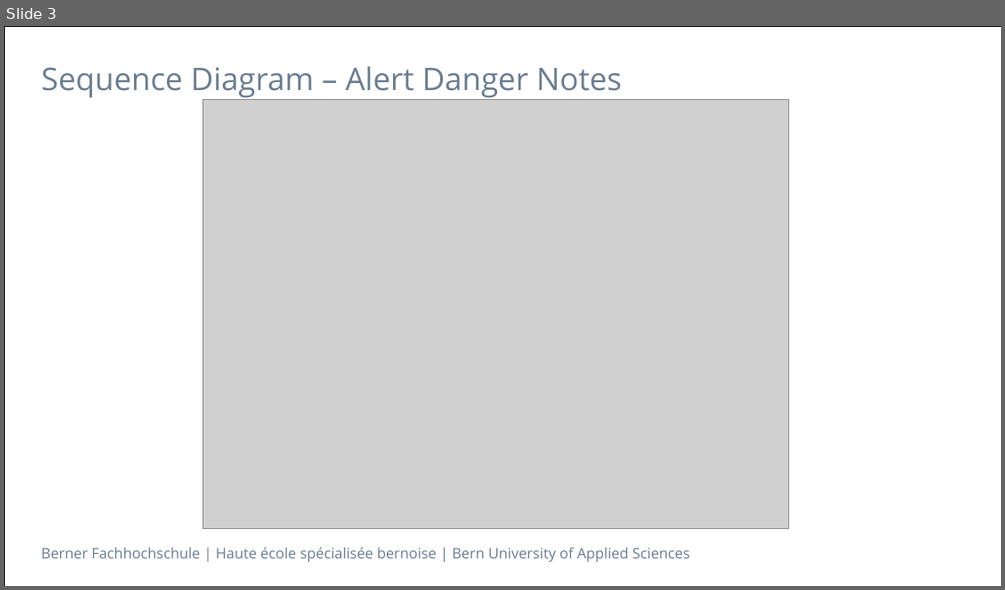
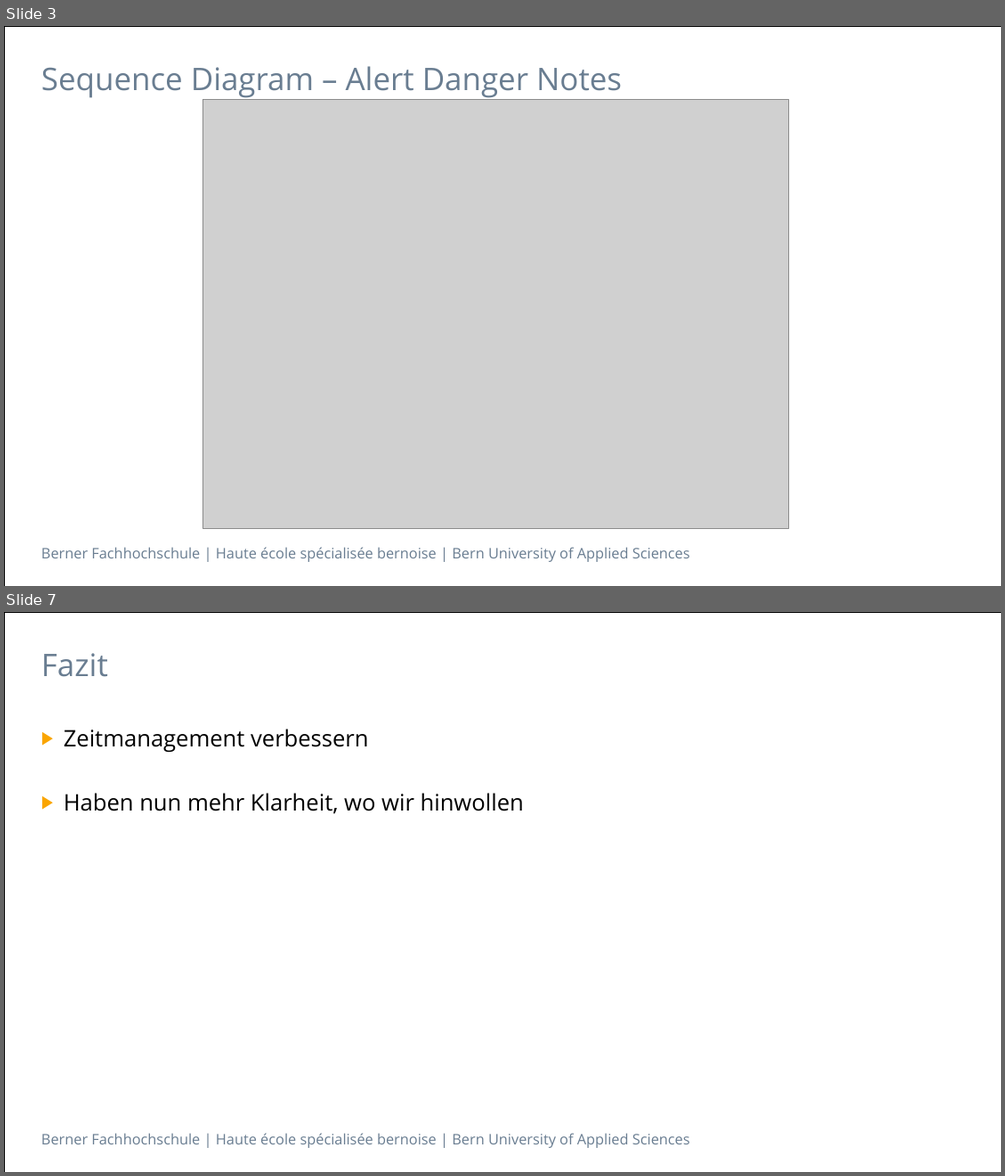
Before and after one commit to jntme/ch.bfh.btx8081.w2017.blue, a slide deck: CaseStudies/CaseStudy2/doc/02-DomainModelAndSequenceDiagram/Task_2_Presentation.pptx. Shown one above the other, each under a label of ours: slide 3 before the commit, slides 3 and 7 after it; the slides between them are not shown. The pictures are 1005x590 and 1005x1176 pixels, drawn with LibreOffice and Linux fonts; fonts in the diff are those of the drawing; grey boxes stand for pictures. Boxes give left, top, right and bottom in pixels: in the first picture for what was removed or moved away, otherwise in the second. Text is boxed around its words. In the diff, an @@ line names an element or a change of style, - is before the commit and + after.

```diff
--- a/CaseStudies/CaseStudy2/doc/02-DomainModelAndSequenceDiagram/Task_2_Presentation.pptx
+++ b/CaseStudies/CaseStudy2/doc/02-DomainModelAndSequenceDiagram/Task_2_Presentation.pptx
@@ slide 7 added at bbox=[4, 612, 1001, 1172], background #FFFFFF; not listed: 2 template elements that a slide beside it also shows @@
@@ title added at bbox=[41, 653, 108, 677], 30 pt, text #697D91 @@
+Fazit
@@ text added at bbox=[64, 729, 524, 814], 22 pt, text #000000 @@
+▶ Zeitmanagement verbessern
+▶ Haben nun mehr Klarheit, wo wir hinwollen
```
Also in this commit, not shown: 3 slides changed, 1 other slide added.
